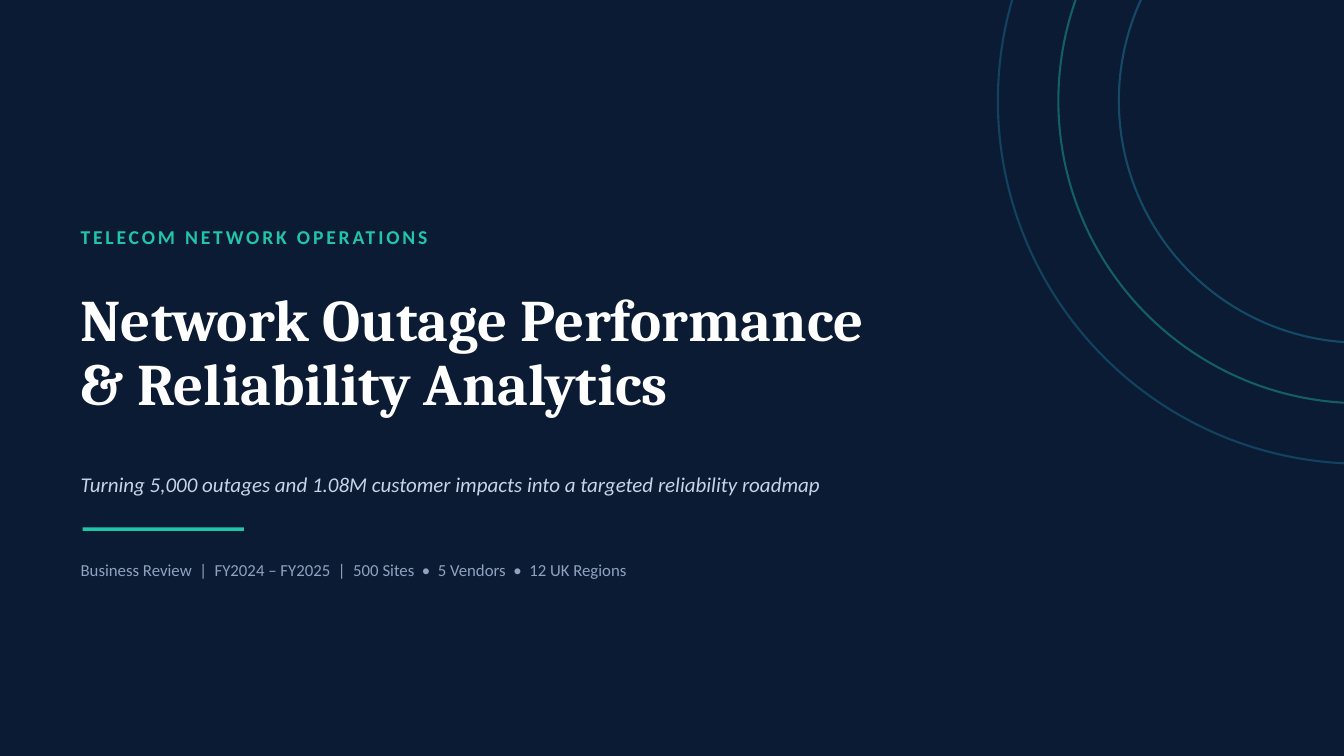
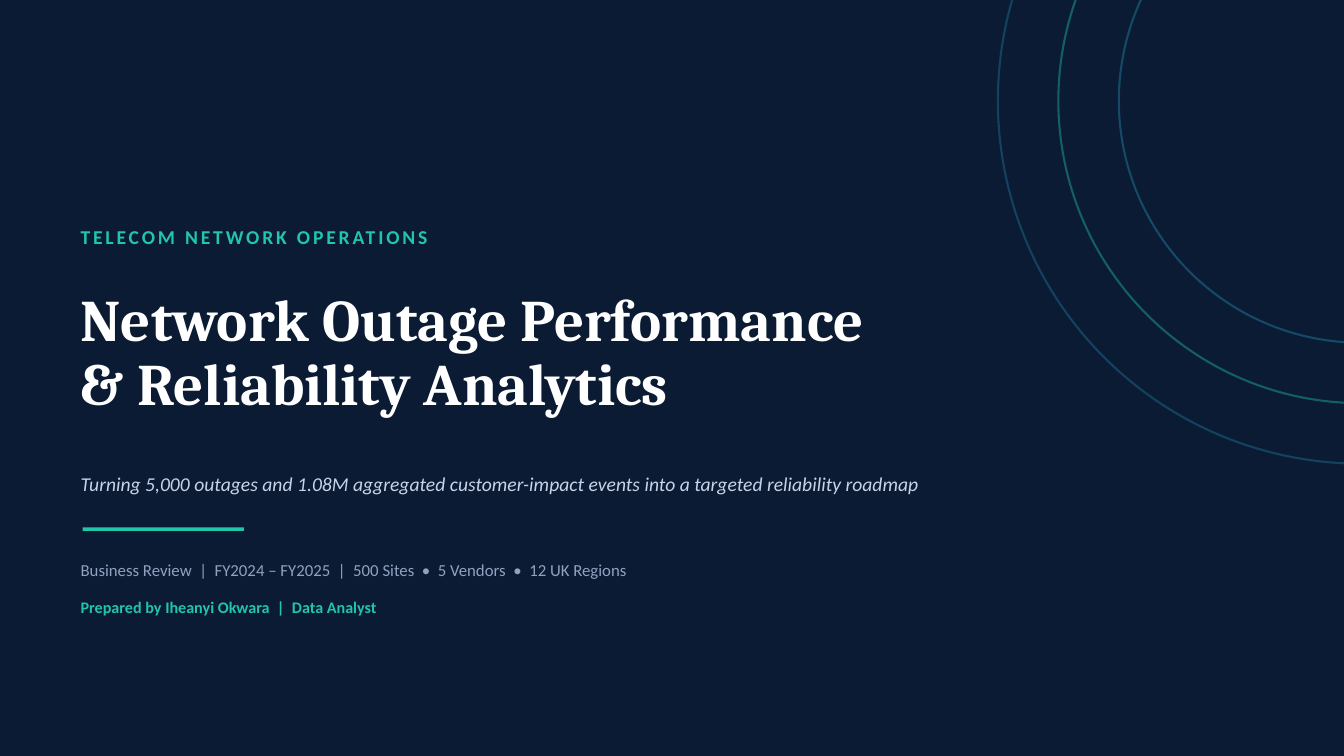
Before and after one commit to iheanyi-okwara/data-analysis-projects, a slide deck: slide 1 of Telecom_Network_Outage_Analytics/presentation/Telecom Network Outage Analytics.pptx. Drawn at 1344x756 pixels with LibreOffice and Linux fonts; fonts in the diff are those of the drawing. Boxes give left, top, right and bottom in pixels: in the first picture for what was removed or moved away, otherwise in the second. Text is boxed around its words. In the diff, an @@ line names an element or a change of style, - is before the commit and + after.

Commit message:
Update Telecom Network Outage Analytics presentation

```diff
--- a/Telecom_Network_Outage_Analytics/presentation/Telecom Network Outage Analytics.pptx
+++ b/Telecom_Network_Outage_Analytics/presentation/Telecom Network Outage Analytics.pptx
@@ text at [81, 477, 919, 495]: text changed; size 15 to 14 pt @@
-Turning 5,000 outages and 1.08M customer impacts into a targeted reliability roadmap
+Turning 5,000 outages and 1.08M aggregated customer-impact events into a targeted reliability roadmap
@@ text added at [81, 601, 377, 616], 11.5 pt, text #21C5A8, bold @@
+Prepared by Iheanyi Okwara | Data Analyst
```
Also in this commit, not shown: 9 other slides changed.
